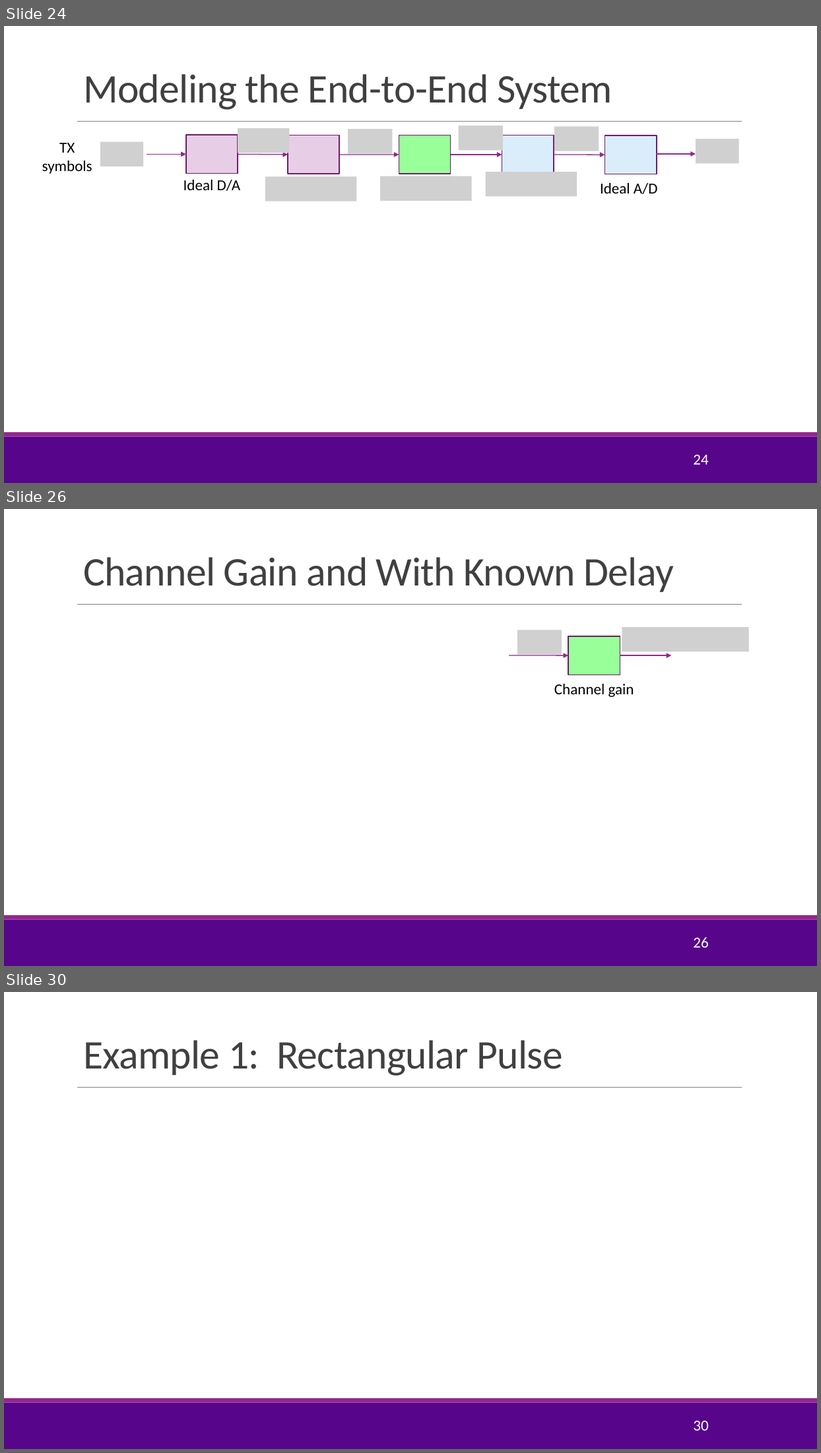
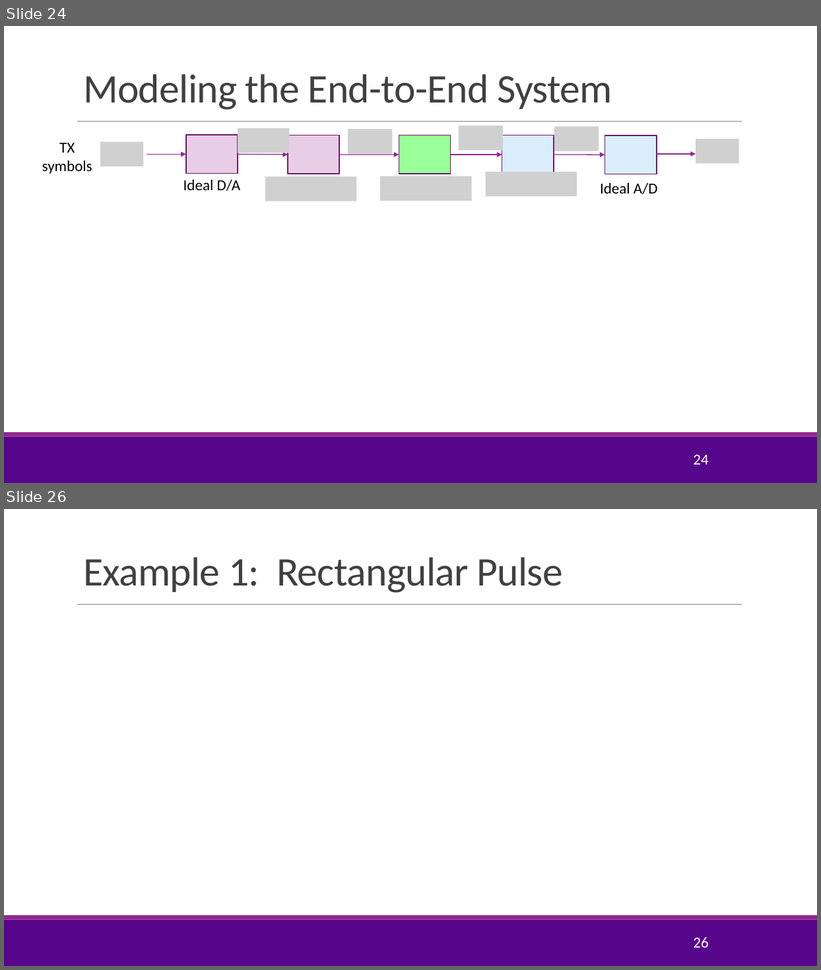
Before and after one commit to sdrangan/digitalcomm, a slide deck: Lectures/Unit03_RxFilter.pptx. Shown one above the other, each under a label of ours: slides 24, 26 and 30 before the commit, slides 24 and 26 after it; the slides between them are not shown. The pictures are 821x1453 and 821x970 pixels, drawn with LibreOffice and Linux fonts; fonts in the diff are those of the drawing; grey boxes stand for pictures; background and template pictures are left out. Boxes give left, top, right and bottom in pixels: in the first picture for what was removed or moved away, otherwise in the second. Text is boxed around its words. In the diff, an @@ line names an element or a change of style, - is before the commit and + after.

```diff
--- a/Lectures/Unit03_RxFilter.pptx
+++ b/Lectures/Unit03_RxFilter.pptx
@@ slide 26 removed at (x1=4, y1=509, x2=817, y2=966), background #FFFFFF; not listed: 3 template elements that a slide beside it also shows @@
@@ title removed at (x1=83, y1=557, x2=674, y2=592) @@
-Channel Gain and With Known Delay
@@ picture removed at (x1=622, y1=627, x2=749, y2=652) @@
@@ picture removed at (x1=517, y1=630, x2=562, y2=655) @@
@@ rectangle removed at (x1=569, y1=636, x2=620, y2=675) @@
@@ arrow removed from (509, 656) to (569, 656) @@
@@ arrow removed from (620, 656) to (672, 656) @@
@@ text removed at (x1=554, y1=684, x2=634, y2=697) @@
-Channel gain
@@ page number removed at (x1=693, y1=937, x2=708, y2=948) @@
-26
@@ what was slide 30 is now slide 26 @@
@@ page number at (x1=693, y1=937, x2=708, y2=948): text changed @@
-30
+26
```
Also in this commit, not shown: 4 slides changed, 1 slide added, 6 other slides removed, 7 other files.
